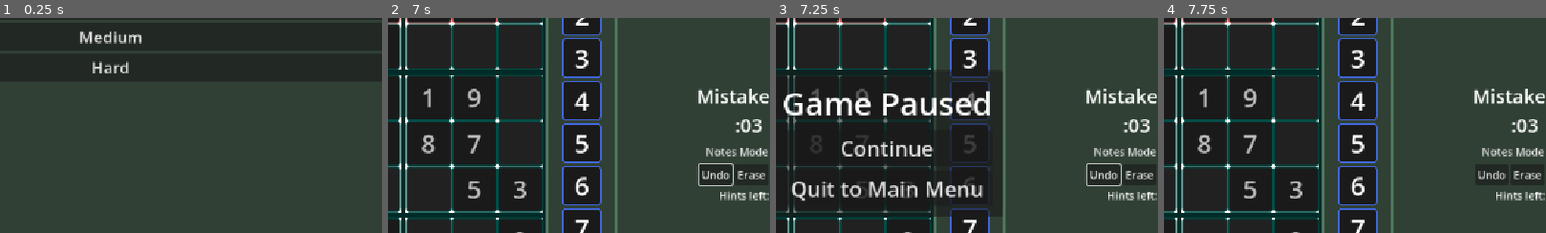
Above: before the commit, frames 1-4 (left to right).
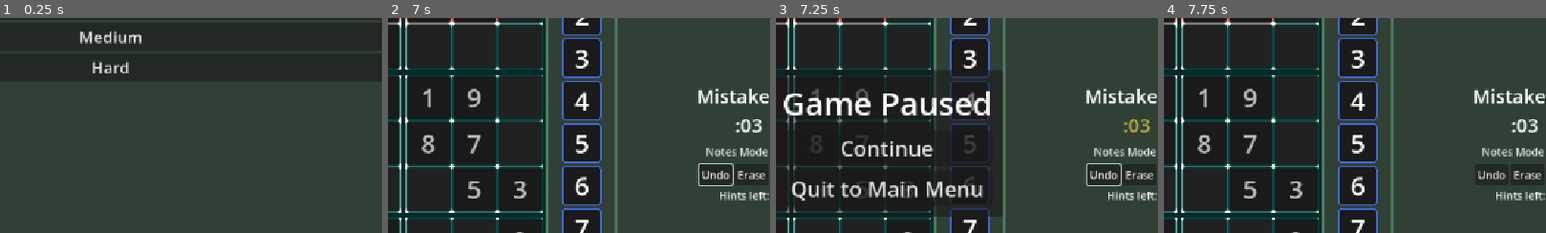
Above: after the commit, the same moments.

Repository: ignacio-w/sudoku
Game: Godot game, scene res://scenes/ui/main_menu.tscn
Two runs of this game, one before a commit and one after it. Both use one fixed random seed, a clock stepped at 60 frames per second and the inputs below.
Inputs (mouse positions are % of the whole screen's width and height, from its top left):
- Up to frame 1 (0.25 s): no input
- Up to frame 2 (7 s): click "Easy" at 0.5 s; click "Hint" at 1.25 s; click "Notes Mode" at 2 s; click "Undo" at 2.75 s; tap Enter at 3.5, 6.5 s; move the mouse to (3, 6) at 3.52 s; hold Right (ui_right) 3.53-4.28 s; click (3, 6) at 3.67 s; tap Space (ui_select) at 3.77, 5.75, 6.02, 6.77 s; move the mouse to (10, 6) at 4.27 s; hold Down (ui_down) 4.28-5.03 s; click (10, 6) at 4.42 s; move the mouse to (15, 6) at 5.02 s; hold Right (ui_right) 5.03-5.78 s; click (15, 6) at 5.17 s; move the mouse to (3, 17) at 5.77 s; hold Up (ui_up) 5.78-6.53 s; click (3, 17) at 5.92 s; move the mouse to (10, 17) at 6.52 s; hold Left (ui_left) from 6.53 s (still down); click (10, 17) at 6.67 s
- Up to frame 3 (7.25 s): keep holding Left (ui_left); tap Escape (pause) at 7.15 s
- Up to frame 4 (7.75 s): release Left (ui_left) at 7.25 s; click "Continue" at 7.25 s
The pictures show only the part of the screen within x 36-86%, y 21-71%; the shares and areas given below are measured in that part.

Frames 1-2 are identical in both runs. In frame 3, 0.3% of the frame differs, in the area x 90-98%, y 47-54%; in frame 4, nothing differs.

Commit message:
Refactored UI behavior and sudoku generator logic
Multiple small changes:

- scenes/board/cell.gd: removed selection TODO comments.
- scenes/game.gd: disables pause menu when puzzle is complete.
- scenes/ui/action_menu.gd: replace hints_given with hints_remaining
- scenes/ui/stopwatch.gd: add paused/unpaused theme color overrides and fix create_timer await call signature.
- scripts/sudoku/sudoku_generator.gd: rename _min_clues_for to _target_clues_for, return randomized target clue ranges per difficulty

Diff:
--- a/scenes/board/cell.gd
+++ b/scenes/board/cell.gd
@@ -21,12 +21,6 @@
 
 @onready var number_label: Label = %Number
 @onready var notes_container: GridContainer = %NotesContainer
-
-# TODO: Cell selection
-# - Highlight cell
-# - Wait for input
-# - Display number input if number clicked
-# - When focus is gone, stop highlighting
 
 
 func _init() -> void:
--- a/scenes/game.gd
+++ b/scenes/game.gd
@@ -24,7 +24,7 @@
 
 
 func _unhandled_input(event: InputEvent) -> void:
-	if event.is_action_pressed("pause"):
+	if event.is_action_pressed("pause") and not puzzle.is_complete():
 		add_child(PAUSE_MENU.instantiate())
 
 
--- a/scenes/ui/action_menu.gd
+++ b/scenes/ui/action_menu.gd
@@ -5,11 +5,10 @@
 @onready var hint_button: Button = %HintButton
 @onready var hints: Label = %Hints
 
-var hints_given: int
+var hints_remaining: int = 3
 
 func _ready() -> void:
-	hints_given = 0
-	hints.text = "Hints left: 3"
+	hints.text = "Hints left: %d" % hints_remaining
 
 
 func _on_undo_button_pressed() -> void:
@@ -21,8 +20,8 @@
 
 
 func _on_hint_button_pressed() -> void:
-	hints_given += 1
-	hints.text = "Hints left: %d" % (3 - hints_given)
+	hints_remaining -= 1
+	hints.text = "Hints left: %d" % hints_remaining
 	GameEvents.emit_hint_requested()
-	if hints_given >= 3:
+	if hints_remaining == 0:
 		hint_button.disabled = true
--- a/scenes/ui/stopwatch.gd
+++ b/scenes/ui/stopwatch.gd
@@ -14,6 +14,14 @@
 	if not paused:
 		text = _format_time()
 		time_elapsed += delta
+
+func _notification(what: int) -> void:
+	match what:
+		NOTIFICATION_PAUSED:
+			add_theme_color_override("font_color", Color("b8ae42ff"))
+		NOTIFICATION_UNPAUSED:
+			add_theme_color_override("font_color", Color("ffffff"))
+
 
 
 func _format_time() -> String:
@@ -45,7 +53,7 @@
 ## to zero.
 func start(delay: float = 0) -> void:
 	paused = true
-	await get_tree().create_timer(delay).timeout
+	await get_tree().create_timer(delay, false).timeout
 	paused = false
 	add_theme_color_override("font_color", Color("ffffff"))
 
--- a/scripts/sudoku/sudoku_generator.gd
+++ b/scripts/sudoku/sudoku_generator.gd
@@ -26,15 +26,17 @@
 
 ## Returns the minimum number of clues required for a board to have for this
 ## specified difficulty
-func _min_clues_for(difficulty: Difficulty) -> int:
+func _target_clues_for(difficulty: Difficulty) -> int:
 	match difficulty:
 		Difficulty.EASY:
-			return 36
+			return randi_range(36, 46)
 		Difficulty.MEDIUM:
-			return 30
+			return randi_range(30, 35)
 		Difficulty.HARD:
-			return 25
-	return 30
+			return randi_range(25, 29)
+
+	push_error("Difficulty not accounted for. Target Clues will be -1")
+	return -1
 
 
 ## Creates and returns a Sudoku puzzle with a given difficulty.
@@ -73,7 +75,7 @@
 
 	# Remove cells till target # of clues is hit or max # of cells have been removed
 	var max_tier := _max_tier_for(difficulty)
-	var min_clues := _min_clues_for(difficulty)
+	var target_clues := _target_clues_for(difficulty)
 	var clues := 81
 
 	for cell in cells:
@@ -83,7 +85,7 @@
 
 		# Stop removing clues when min clues has been reached, regardless of
 		# technique tier
-		if clues <= min_clues:
+		if clues <= target_clues:
 			break
 		board[row][col] = 0
 
